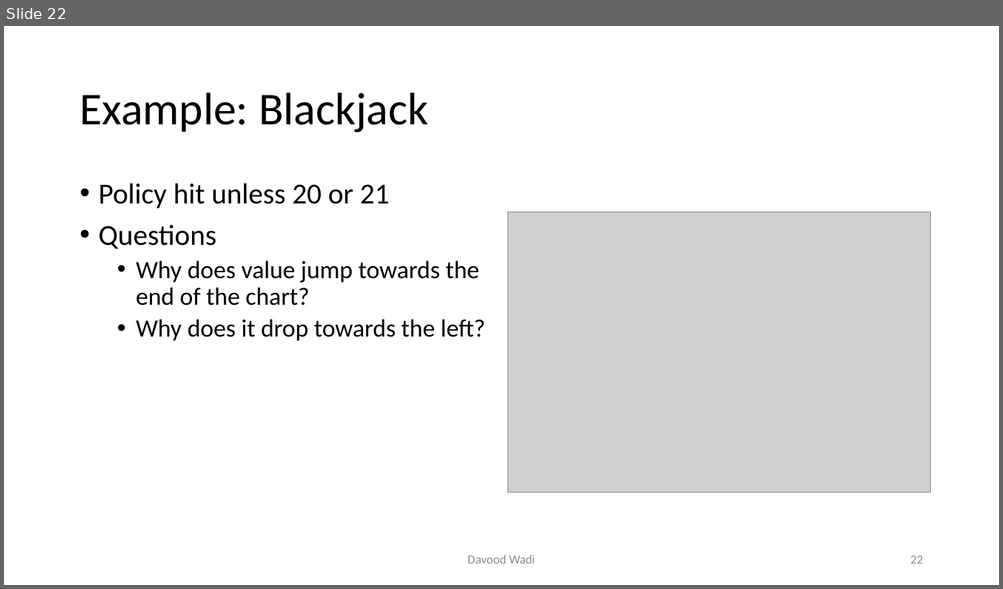
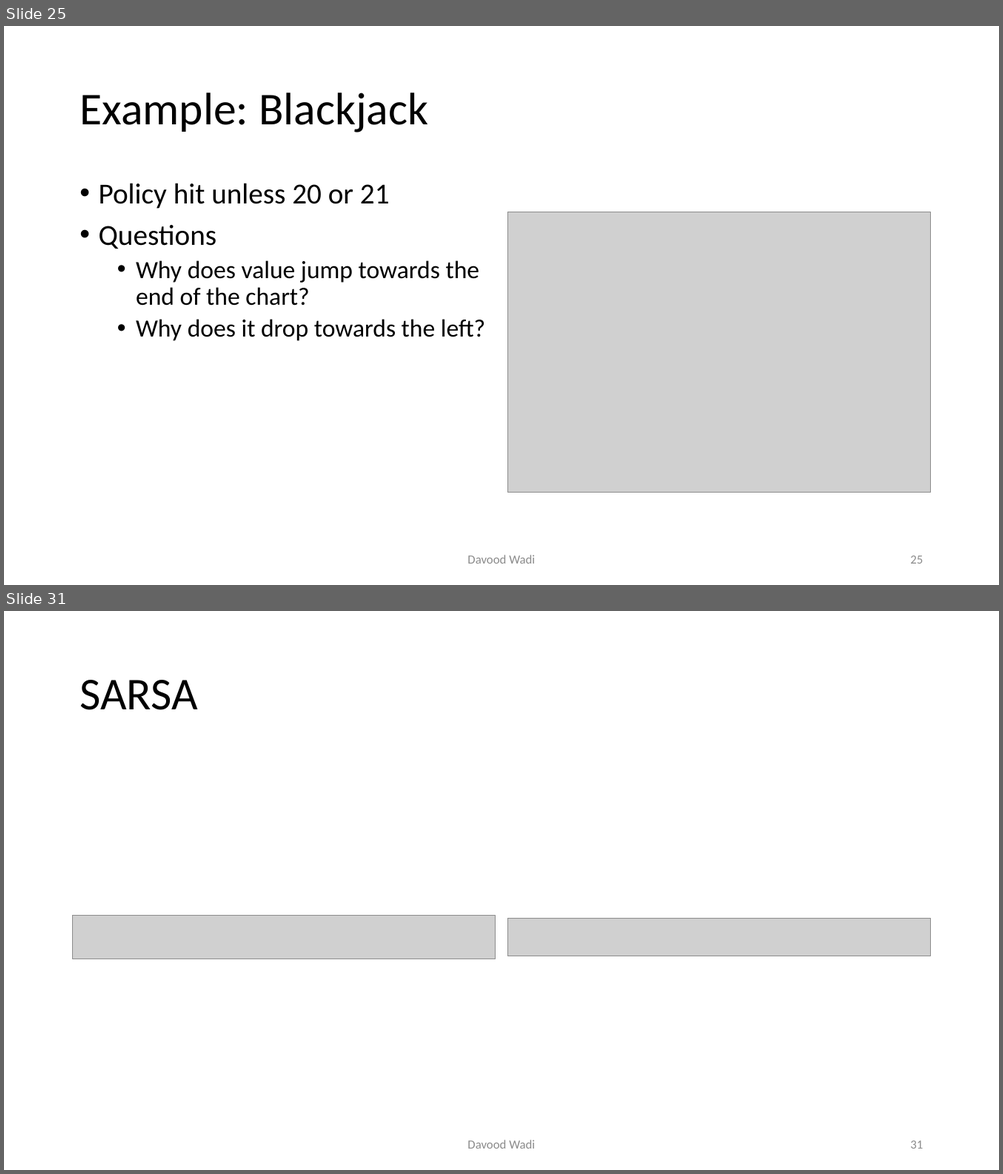
Before and after one commit to davoodwadi/davoodwadi.github.io, a slide deck: RL/RL1_slides.pptx. Shown one above the other, each under a label of ours: slide 22 before the commit, slides 25 and 31 after it; the slides between them are not shown. The pictures are 1003x589 and 1003x1174 pixels, drawn with LibreOffice and Linux fonts; fonts in the diff are those of the drawing; grey boxes stand for pictures; background and template pictures are left out. Boxes give left, top, right and bottom in pixels: in the first picture for what was removed or moved away, otherwise in the second. Text is boxed around its words. In the diff, an @@ line names an element or a change of style, - is before the commit and + after.

```diff
--- a/RL/RL1_slides.pptx
+++ b/RL/RL1_slides.pptx
@@ slide 31 added at (4,611,999,1170), background #FFFFFF @@
@@ title added at (79,680,198,710), 44 pt, text #000000 @@
+SARSA
@@ picture added at (73,915,495,960) @@
@@ picture added at (508,918,930,957) @@
@@ text added at (467,1140,535,1149), 12 pt, text #8C8C8C @@
+Davood Wadi
@@ page number added at (910,1141,922,1149), 12 pt, text #8C8C8C @@
+31
@@ what was slide 22 is now slide 25 @@
@@ page number at (910,556,922,564): text changed @@
-22
+25
```
Also in this commit, not shown: 1 slide changed, 9 other slides added.
